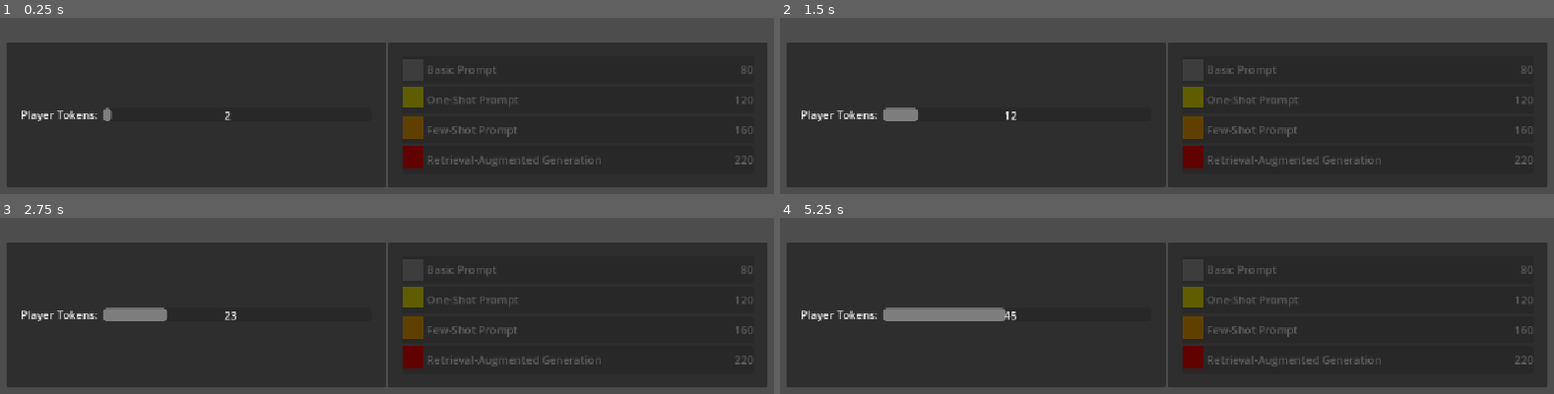
Above: before the commit, frames 1-4 (two rows, left to right).
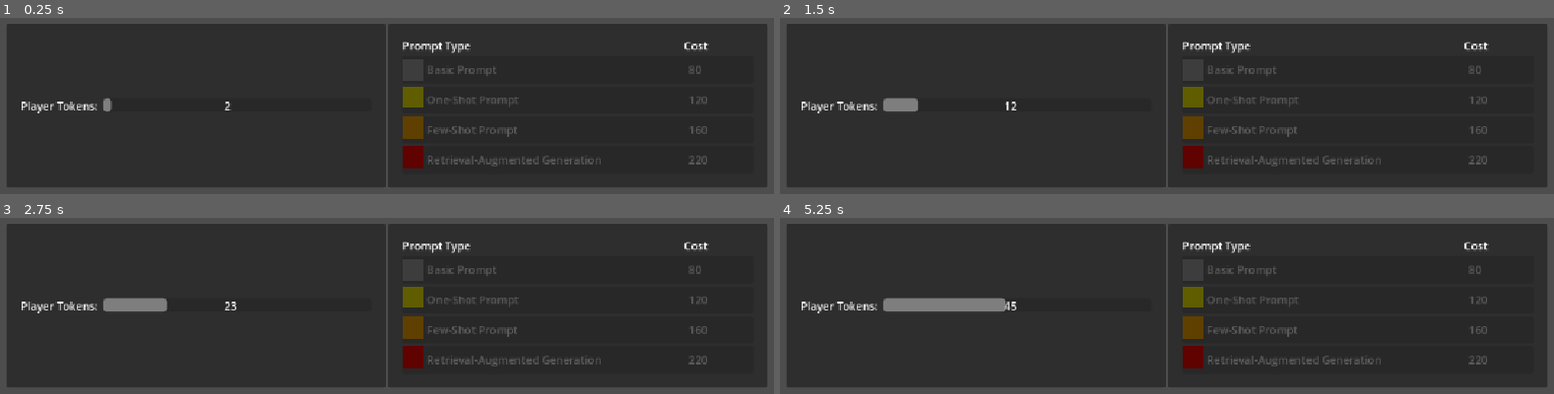
Above: after the commit, the same moments.

Repository: joshuaclarkuk/prompt-master
Game: Godot game, scene res://Scenes/Battle/battle_screen.tscn
The game is run twice, just before and just after one commit, with the same random seed, the same clock (stepped at 60 frames per second) and the same inputs.
Inputs:
- Up to frame 1 (0.25 s): no input
- Up to frame 2 (1.5 s): no input
- Up to frame 3 (2.75 s): no input
- Up to frame 4 (5.25 s): no input

The runs differ from the first frame. In frame 1, 12% of the frame differs, in the area x 0-100%, y 3-84%; in frame 2, 12%; in frame 3, 13%; in frame 4, 13%.

Commit message:
Updated PromptUIObject stretch ratios so that the table sits more evenly

Diff:
--- a/Scenes/Battle/PromptUIObjects/prompt_ui_object.tscn
+++ b/Scenes/Battle/PromptUIObjects/prompt_ui_object.tscn
@@ -29,7 +29,8 @@
 [node name="PromptTitle" type="Label" parent="HBoxContainer" unique_id=582598431]
 layout_mode = 2
 size_flags_horizontal = 3
+size_flags_stretch_ratio = 4.0
 
 [node name="PromptCost" type="Label" parent="HBoxContainer" unique_id=868168130]
 layout_mode = 2
-size_flags_horizontal = 10
+size_flags_horizontal = 2
--- a/Scenes/Battle/prompts_container.tscn
+++ b/Scenes/Battle/prompts_container.tscn
@@ -10,6 +10,20 @@
 script = ExtResource("1_fs0xc")
 prompt_ui_objects = [NodePath("BasicPrompt"), NodePath("OneShotPrompt"), NodePath("FewShotPrompt"), NodePath("RetrievalAugmentedGeneration")]
 
+[node name="TitleContainer" type="HBoxContainer" parent="." unique_id=2114449517]
+layout_mode = 2
+
+[node name="PromptTypeLabel" type="Label" parent="TitleContainer" unique_id=1779522538]
+layout_mode = 2
+size_flags_horizontal = 3
+size_flags_stretch_ratio = 4.0
+text = "Prompt Type"
+
+[node name="CostLabel" type="Label" parent="TitleContainer" unique_id=1553843062]
+layout_mode = 2
+size_flags_horizontal = 3
+text = "Cost"
+
 [node name="BasicPrompt" parent="." unique_id=1036205873 instance=ExtResource("2_cenhd")]
 layout_mode = 2
 
